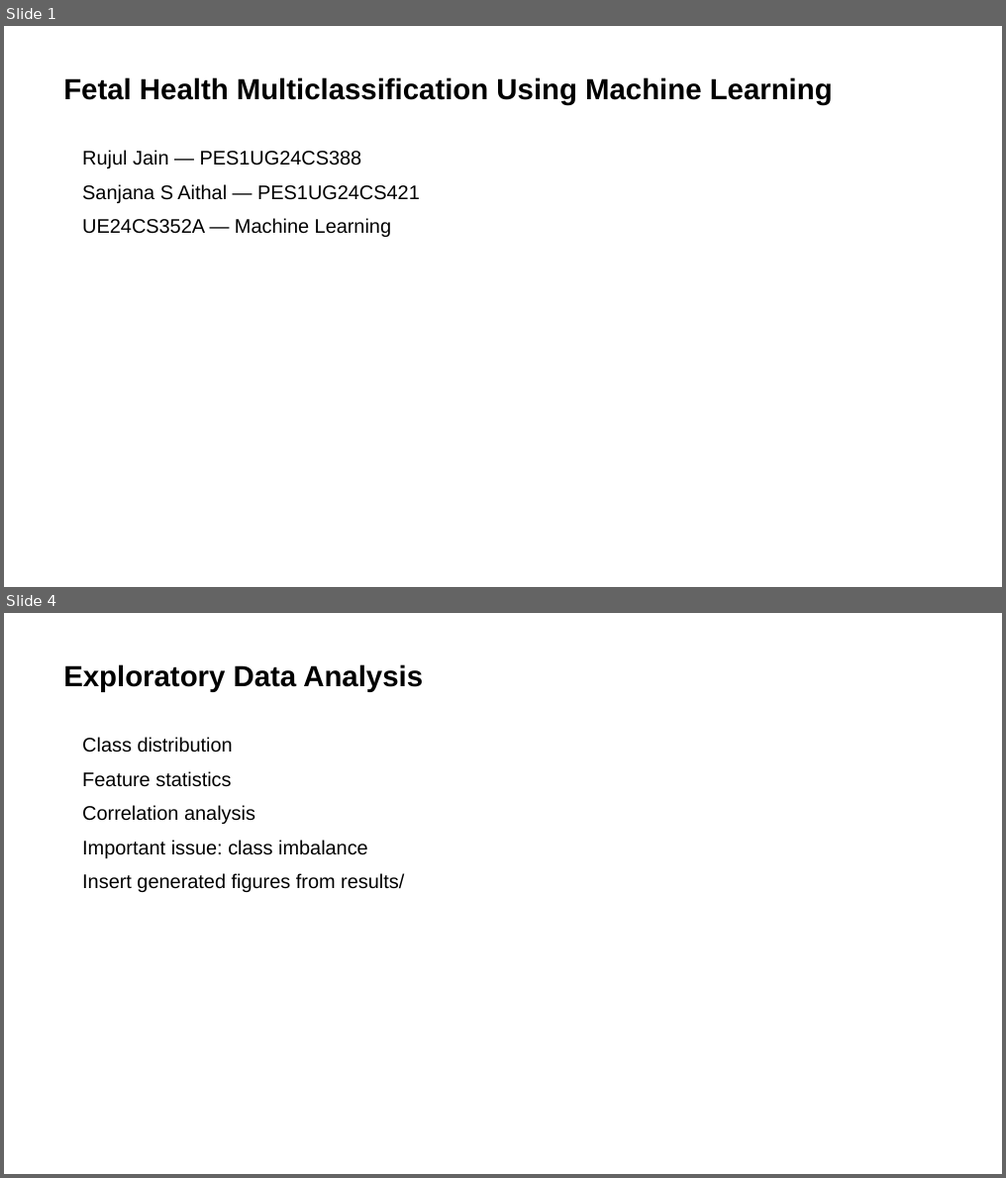
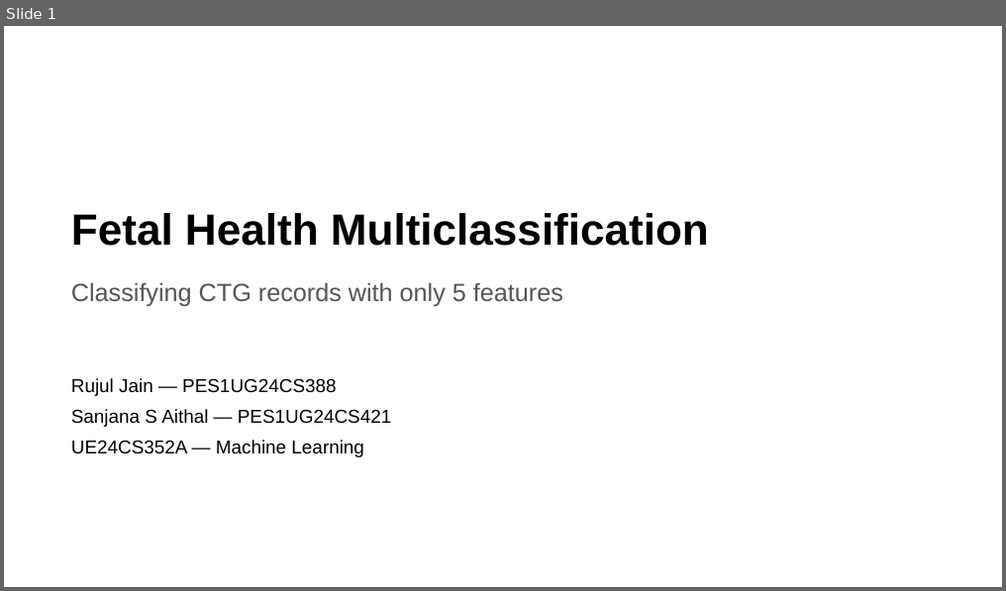
Before and after one commit to rujul-rj/Fetal-Health-Multiclassification, a slide deck: presentation/Fetal_Health_Multiclassification_Presentation.pptx. Shown one above the other, each under a label of ours: slides 1 and 4 before the commit, slide 1 after it; the slides between them are not shown. The pictures are 1006x1178 and 1006x591 pixels, drawn with LibreOffice and Linux fonts; fonts in the diff are those of the drawing. Boxes give left, top, right and bottom in pixels: in the first picture for what was removed or moved away, otherwise in the second. Text is boxed around its words. In the diff, an @@ line names an element or a change of style, - is before the commit and + after.

```diff
--- a/presentation/Fetal_Health_Multiclassification_Presentation.pptx
+++ b/presentation/Fetal_Health_Multiclassification_Presentation.pptx
@@ slide 4 removed at (x1=4, y1=613, x2=1002, y2=1174), background #FFFFFF @@
@@ text removed at (x1=63, y1=664, x2=423, y2=692) @@
-Exploratory Data Analysis
@@ text removed at (x1=82, y1=737, x2=404, y2=892) @@
-Class distribution
-Feature statistics
-Correlation analysis
-Important issue: class imbalance
-Insert generated figures from results/
@@ slide 1 changed as well @@
@@ text at (x1=71, y1=213, x2=709, y2=246): text changed; size 28 to 42 pt @@
-Fetal Health Multiclassification Using Machine Learning
+Fetal Health Multiclassification
@@ text added at (x1=71, y1=282, x2=563, y2=306), 24 pt, text #555555 @@
+Classifying CTG records with only 5 features
@@ text "Rujul Jain — PES1UG24CS388" moved from (x1=82, y1=150, x2=420, y2=237) to (x1=71, y1=378, x2=391, y2=458) @@
@@ text "Rujul Jain — PES1UG24CS388" at (x1=71, y1=378, x2=391, y2=458): size 19 to 18 pt; less space between paragraphs @@
```
Also in this commit, not shown: 1 other slide changed, 9 slides added, 7 other slides removed, 35 other files.
